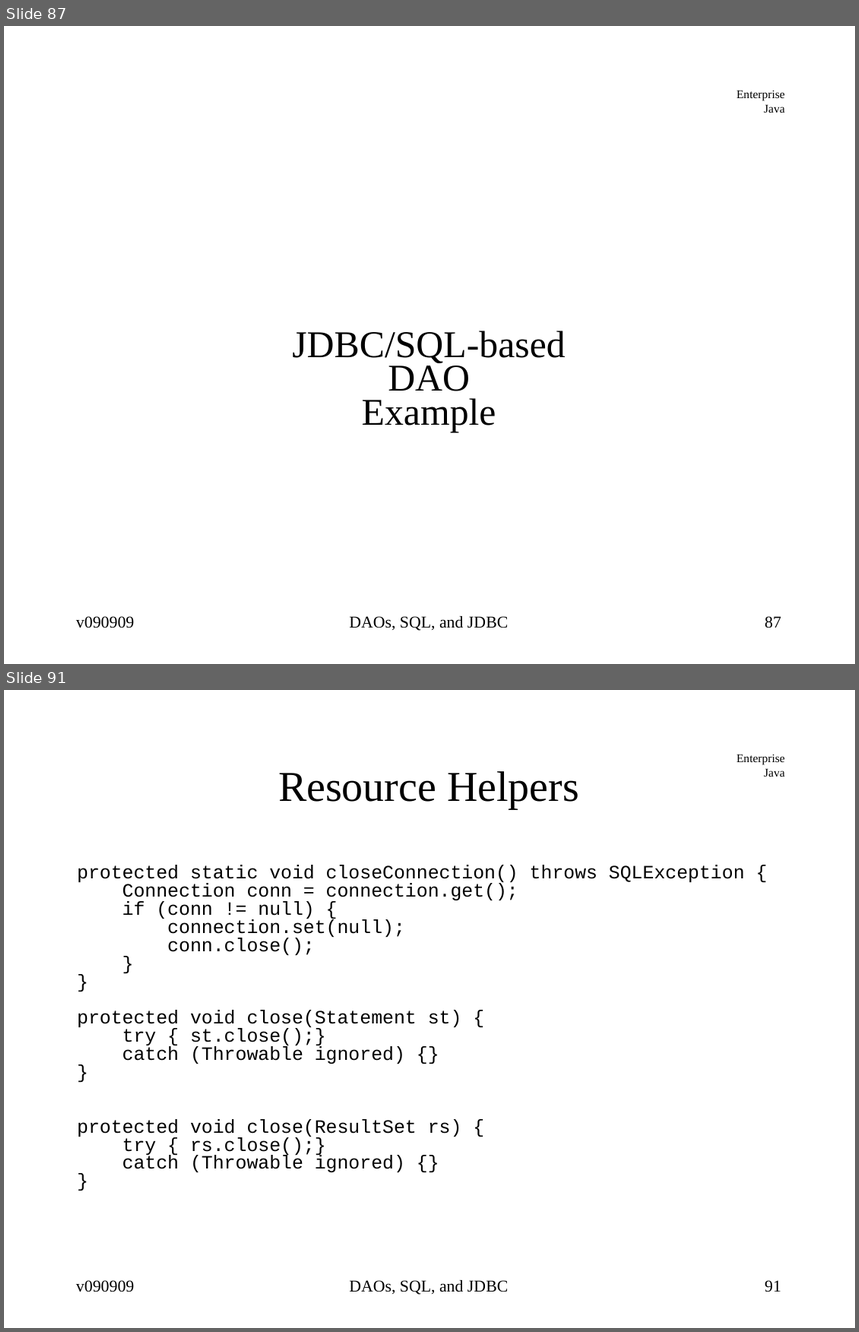
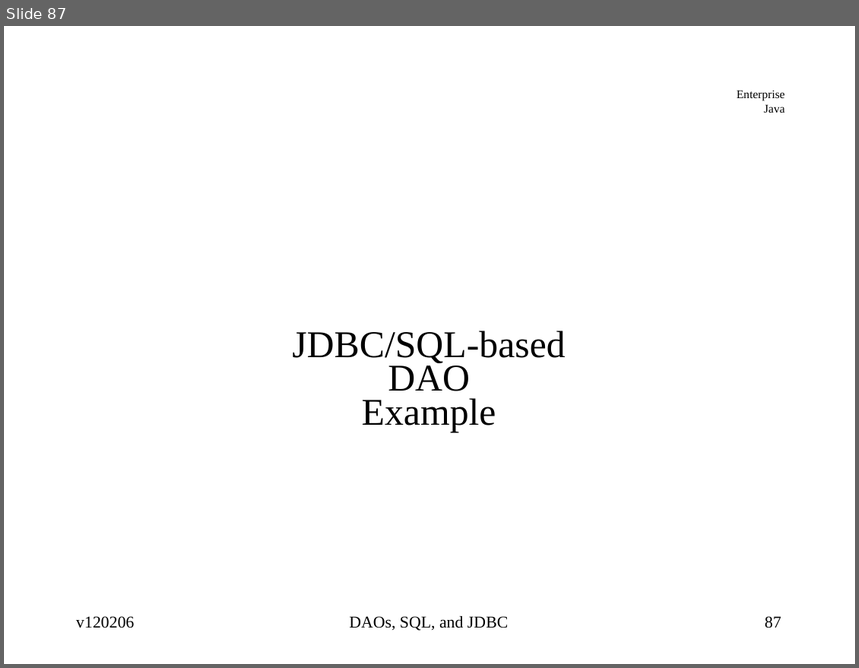
Before and after one commit to jcstaff/ejava-javaee, a slide deck: jdbcDAO/src/site/resources/lectures/jdbcDAO.ppt. Shown one above the other, each under a label of ours: slides 87 and 91 before the commit, slide 87 after it; the slides between them are not shown. The pictures are 859x1332 and 859x668 pixels, drawn with LibreOffice and Linux fonts; fonts in the diff are those of the drawing. Boxes give left, top, right and bottom in pixels: in the first picture for what was removed or moved away, otherwise in the second. Text is boxed around its words. In the diff, an @@ line names an element or a change of style, - is before the commit and + after.

```diff
--- a/jdbcDAO/src/site/resources/lectures/jdbcDAO.ppt
+++ b/jdbcDAO/src/site/resources/lectures/jdbcDAO.ppt
@@ slide 91 removed at bbox=[4, 690, 855, 1328], background #FFFFFF; not listed: 1 template element that a slide beside it also shows @@
@@ title removed at bbox=[278, 771, 579, 809] @@
-Resource Helpers
@@ text removed at bbox=[77, 865, 745, 1173] @@
-protected static void closeConnection() throws SQLException {
-Connection conn = connection.get();
-if (conn != null) {
-connection.set(null);
-conn.close();
-}
-}
-protected void close(Statement st) {
-try { st.close();}
-catch (Throwable ignored) {}
-}
-protected void close(ResultSet rs) {
-try { rs.close();}
-catch (Throwable ignored) {}
-}
@@ text removed at bbox=[76, 1281, 134, 1293] @@
-v090909
@@ text removed at bbox=[349, 1281, 508, 1295] @@
-DAOs, SQL, and JDBC
@@ page number removed at bbox=[765, 1281, 781, 1293] @@
-91
@@ slide 87 changed as well @@
@@ text at bbox=[76, 617, 134, 629]: text changed @@
-v090909
+v120206
```
Also in this commit, not shown: 95 other slides changed, 1 slide added, 3 other slides removed.
